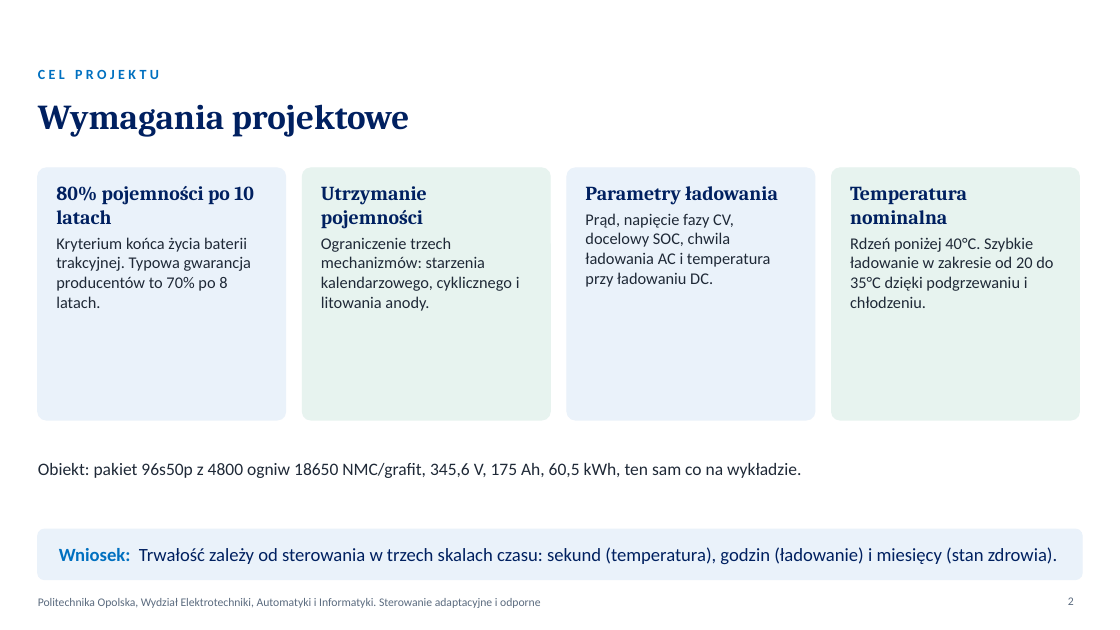
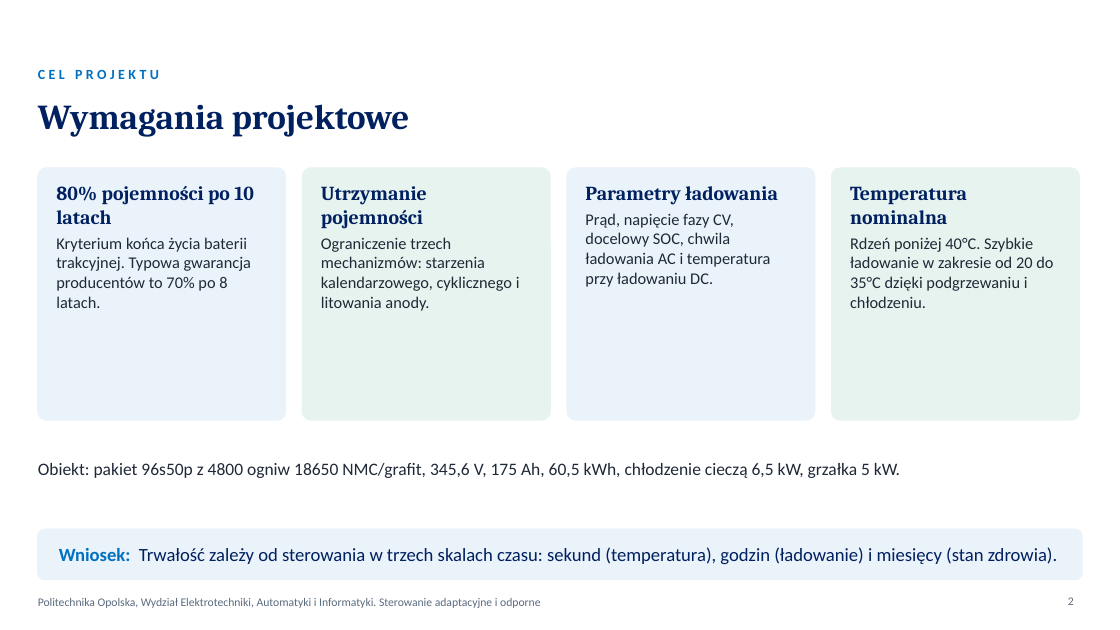
Before and after one commit to KarolFabianek/Adaptive-and-robust-control, a slide deck: slide 2 of Prezentacja/BTMS_PROJEKT_FABIANEK_FORTUNA.pptx. Drawn at 1120x630 pixels with LibreOffice and Linux fonts; fonts in the diff are those of the drawing; background and template pictures are left out. Boxes give left, top, right and bottom in pixels: in the first picture for what was removed or moved away, otherwise in the second. Text is boxed around its words. In the diff, an @@ line names an element or a change of style, - is before the commit and + after.

Commit message:
Prezentacje: naukowe podsumowanie wyników
- usunięte slajdy z instrukcją uruchamiania i ćwiczeniami
- slajd o zjawiskach uwzględnionych w modelu zamiast porównania z wykładem
- Simulink przedstawiony jako niezależna weryfikacja implementacji
- sześć wniosków naukowych opartych na wynikach
- wykład: wyniki długoterminowe zamiast zapowiedzi projektu
- legendy wykresów E01 i E03 bez odwołań do wykładu
- skrypt wystąpień zgodny z nowymi slajdami

```diff
--- a/Prezentacja/BTMS_PROJEKT_FABIANEK_FORTUNA.pptx
+++ b/Prezentacja/BTMS_PROJEKT_FABIANEK_FORTUNA.pptx
@@ text at <box>38,463,900,478</box>: text changed @@
-Obiekt: pakiet 96s50p z 4800 ogniw 18650 NMC/grafit, 345,6 V, 175 Ah, 60,5 kWh, ten sam co na wykładzie.
+Obiekt: pakiet 96s50p z 4800 ogniw 18650 NMC/grafit, 345,6 V, 175 Ah, 60,5 kWh, chłodzenie cieczą 6,5 kW, grzałka 5 kW.
```
Also in this commit, not shown: 8 other slides changed, 1 slide added, 5 slides removed, 15 other files.
